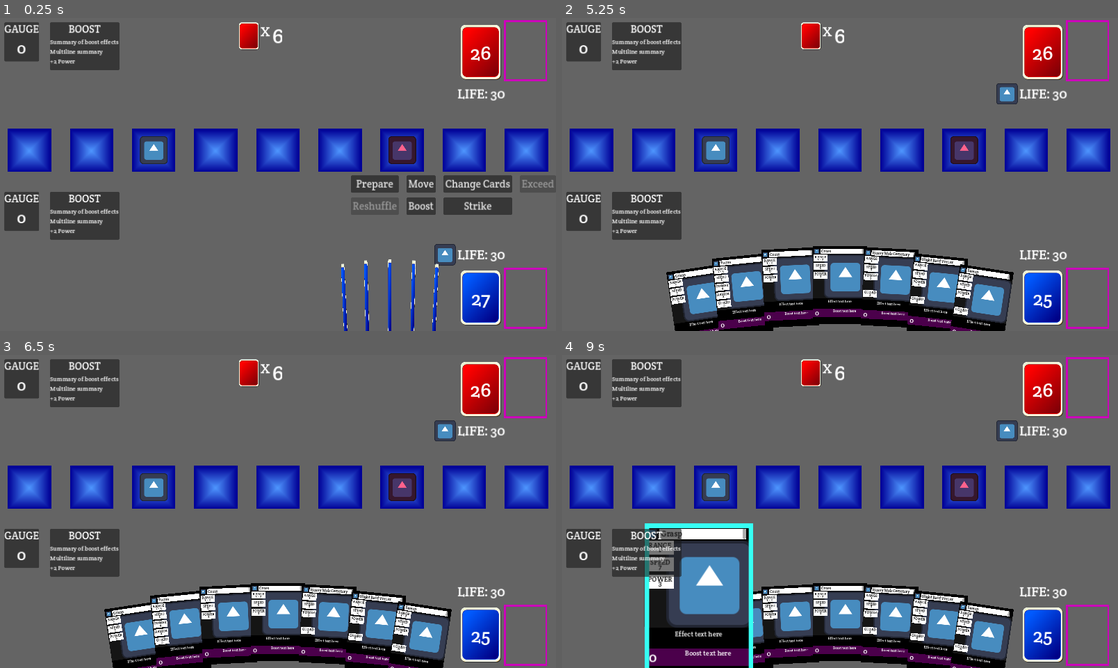
Above: before the commit, frames 1-4 (two rows, left to right).
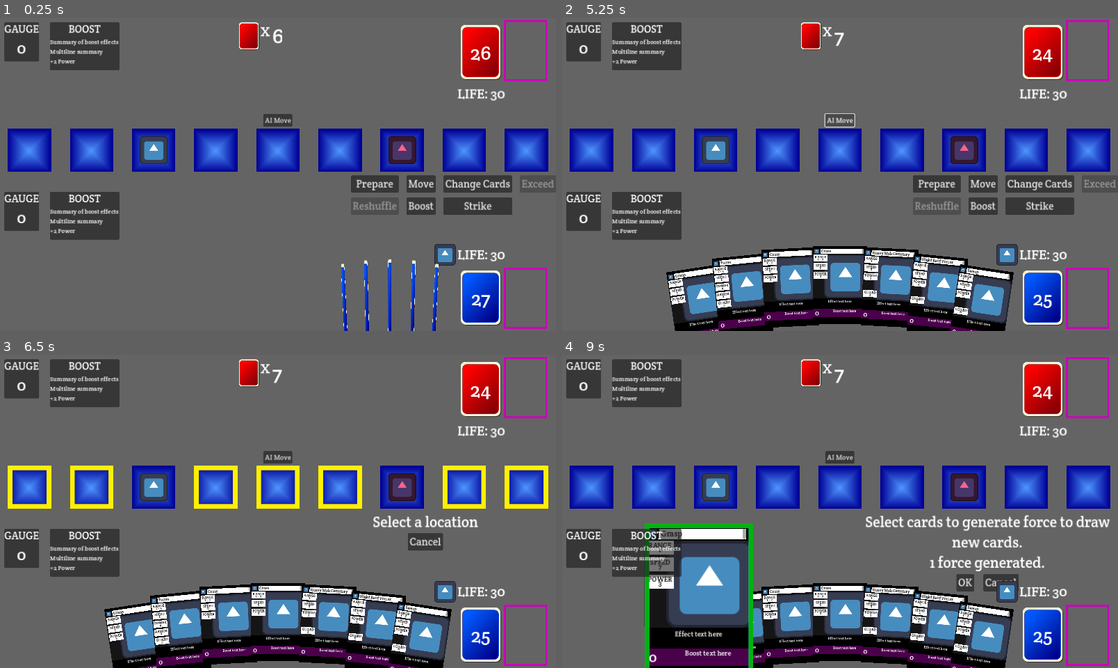
Above: after the commit, the same moments.

Repository: daniel-k-taylor/exceedgameclient
Game: Godot game, scene res://scenes/game/game.tscn
The game is run twice, just before and just after one commit, with the same random seed, the same clock (stepped at 60 frames per second) and the same inputs. The engine's default icon, where the game draws it, is replaced by a stand-in: a white triangle on a blue panel in a dark square.
Inputs (mouse positions are in pixels of both pictures, inside the frame that each line leads up to):
- Up to frame 1 (0.25 s): no input
- Up to frame 2 (5.25 s): click (840, 121) at 0.5 s, where only the run after the commit has a clickable "AI Move"; click "Prepare" at 1.25 s; click (1040, 299) at 2.02 s; click (1090, 299) at 2.77 s; click (701, 305) at 3.52 s; click (1040, 299) at 4.27 s; click (840, 121) at 5 s, where only the run after the commit has a clickable "AI Move"
- Up to frame 3 (6.5 s): click (422, 520) at 5.75 s, where only the run after the commit has a clickable "Move"
- Up to frame 4 (9 s): click (990, 542) at 6.5 s, where only the run after the commit has a clickable "Cancel"; click (1040, 520) at 7.25 s, where only the run after the commit has a clickable "Change Cards"; click (1090, 636) at 8.02 s; click (701, 642) at 8.77 s

The runs differ from the first frame. In frame 1, 0.2% of the frame differs, in the area x 47-53%, y 30-35%; in frame 2, 3.2%; in frame 3, 4.5%, in the area x 1-99%, y 3-80%; in frame 4, 3.6%.

Commit message:
Make AI prepare each turn

Diff:
--- a/scenes/game/game.gd
+++ b/scenes/game/game.gd
@@ -54,7 +54,6 @@
 	$PlayerLife.set_life(game_logic.player.life)
 	$OpponentLife.set_life(game_logic.opponent.life)
 	_on_advance_turn()
-	$OpponentHand/OpponentHandBox/OpponentNumCards.text = str(len(game_logic.opponent.hand))
 
 
 func first_run():
@@ -101,9 +100,10 @@
 	new_card.position = deck_position
 
 	layout_player_hand()
-	update_card_counts()
 
 func update_card_counts():
+	$OpponentHand/OpponentHandBox/OpponentNumCards.text = str(len(game_logic.opponent.hand))
+
 	$PlayerDeck/DeckButton/CardCountContainer/CardCount.text = str(len(game_logic.player.deck))
 	$OpponentDeck/DeckButton/CardCountContainer/CardCount.text = str(len(game_logic.opponent.deck))
 
@@ -222,6 +222,7 @@
 	else:
 		# Discard card visual for opponent.
 		pass
+	update_card_counts()
 
 func _on_draw_event(event):
 	if event['event_player'] == game_logic.player:
@@ -233,20 +234,22 @@
 	else:
 		# Draw card visual for opponent.
 		pass
+	update_card_counts()
 
 func _on_game_over(event):
 	print("GAME OVER for ", event['event_player'].name)
 	# TODO: Do something useful
 
 func _on_hand_size_exceeded(event):
-	if game_logic.active_turn_player != game_logic.player:
-		# Just wait for the other player
-		return
-
-	begin_discard_cards_selection(event['number'])
+	if game_logic.active_turn_player == game_logic.player:
+		begin_discard_cards_selection(event['number'])
+	else:
+		# AI or other player wait
+		ai_discard(event)
 
 func change_ui_state(new_state):
 	ui_state = new_state
+	update_card_counts()
 	_update_buttons()
 
 func set_instructions(text):
@@ -446,3 +449,19 @@
 	if ui_state == UIState_SelectArenaLocation:
 		if ui_sub_state == UISubState_SelectCards_MoveActionGenerateForce:
 			begin_generate_force_selection(game_logic.player.get_force_to_move_to(location))
+
+
+func _on_ai_move_button_pressed():
+	if game_logic.active_turn_player != game_logic.player and game_logic.game_state == game_logic.GameState_PickAction:
+		take_ai_turn()
+
+func take_ai_turn():
+	var events = game_logic.do_prepare(game_logic.opponent)
+	_handle_events(events)
+
+func ai_discard(event):
+	var to_discard = []
+	for i in range(event['number']):
+		to_discard.append(game_logic.opponent.hand[i].id)
+	var events = game_logic.do_discard_to_max(game_logic.opponent, to_discard)
+	_handle_events(events)
--- a/scenes/game/game.tscn
+++ b/scenes/game/game.tscn
@@ -42,6 +42,12 @@
 [node name="TopMargin" type="MarginContainer" parent="StaticUI/StaticUIVBox"]
 custom_minimum_size = Vector2(0, 250)
 layout_mode = 2
+
+[node name="AIMoveButton" type="Button" parent="StaticUI/StaticUIVBox/TopMargin"]
+layout_mode = 2
+size_flags_horizontal = 4
+size_flags_vertical = 8
+text = "AI Move"
 
 [node name="Arena" type="HBoxContainer" parent="StaticUI/StaticUIVBox"]
 layout_mode = 2
@@ -392,6 +398,7 @@
 position = Vector2(146, -68)
 scale = Vector2(0.5, 0.5)
 
+[connection signal="pressed" from="StaticUI/StaticUIVBox/TopMargin/AIMoveButton" to="." method="_on_ai_move_button_pressed"]
 [connection signal="pressed" from="StaticUI/StaticUIVBox/Arena/ArenaSquare1/Border" to="." method="_on_arena_location_pressed" binds= [1]]
 [connection signal="pressed" from="StaticUI/StaticUIVBox/Arena/ArenaSquare2/Border" to="." method="_on_arena_location_pressed" binds= [2]]
 [connection signal="pressed" from="StaticUI/StaticUIVBox/Arena/ArenaSquare3/Border" to="." method="_on_arena_location_pressed" binds= [3]]
--- a/scenes/game/gamelogic.gd
+++ b/scenes/game/gamelogic.gd
@@ -325,7 +325,7 @@
 			print("ERROR: Tried to discard cards that aren't in hand.")
 			return []
 
-	if len(performing_player) - len(card_ids) > MaxHandSize:
+	if len(performing_player.hand) - len(card_ids) > MaxHandSize:
 		print("ERROR: Not discarding enough cards")
 		return []
 
